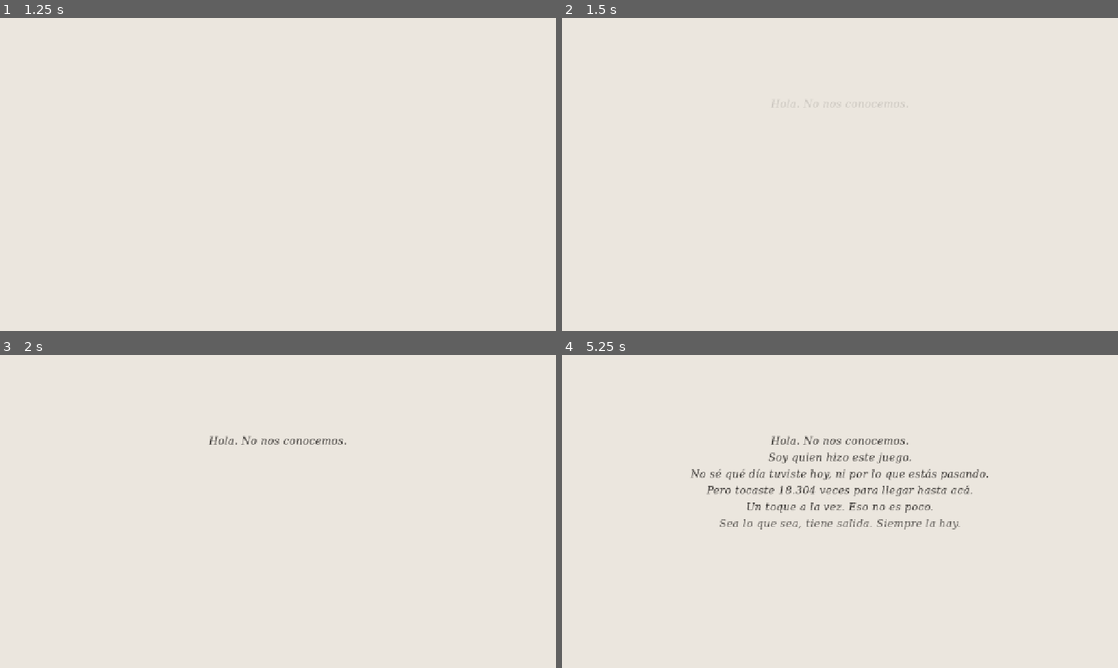
Above: before the commit, frames 1-4 (two rows, left to right).
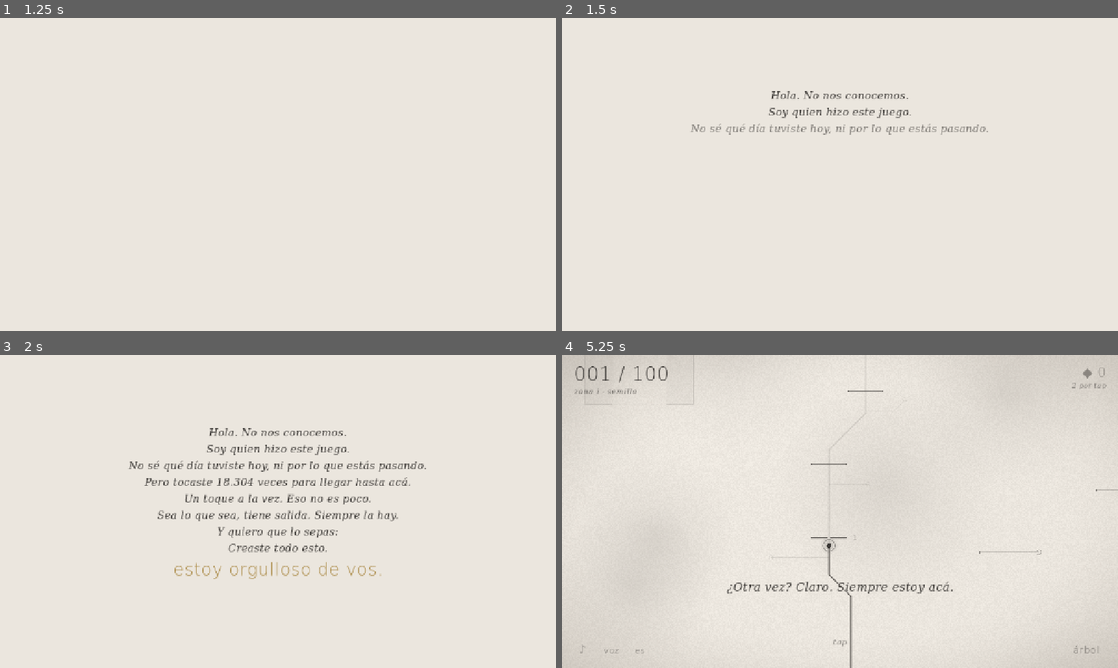
Above: after the commit, the same moments.

Repository: pablopalma/just-tap-repository
Game: Godot game, scene res://tools/letter_test.tscn
The game is run twice, just before and just after one commit, with the same random seed, the same clock (stepped at 60 frames per second) and the same inputs. This scene is started directly instead of the project's main scene.
Inputs:
- Up to frame 1 (1.25 s): click "es" at 0.5 s
- Up to frame 2 (1.5 s): click "es" at 1.25 s
- Up to frame 3 (2 s): no input
- Up to frame 4 (5.25 s): click "♪" at 2 s; click "voz" at 2.75 s; click "árbol" at 3.5 s; click "árbol" (after the commit: "renacer · ×2 para siempre") at 4.25 s; click "♪" at 5 s

Frame 1 is identical in both runs. In frame 2, 1.0% of the frame differs, in the area x 23-77%, y 23-38%; in frame 3, 3.4%; in frame 4, 6.4%, in the area x 0-100%, y 0-100%.

Commit message:
La carta con voz y "Creaste todo esto"
- vo_letter.mp3: la carta con la voz del narrador; el texto aparece
  línea por línea a lo largo de la grabación.
- La carta suma "Creaste todo esto." / "You made all of this." antes
  de "estoy orgulloso de vos", en pantalla y en el guion.
- Voces de las líneas 03, 08, 14, 19 y 25.
- tools/letter_voice_test reproduce la carta en tiempo real y anota
  cuándo aparece cada línea.

Co-Authored-By: Claude Opus 5.5 <noreply@anthropic.com>

Diff:
--- a/scripts/loc.gd
+++ b/scripts/loc.gd
@@ -35,6 +35,7 @@
 		"Un toque a la vez. Eso no es poco.",
 		"Sea lo que sea, tiene salida. Siempre la hay.",
 		"Y quiero que lo sepas:",
+		"Creaste todo esto.",
 		"*estoy orgulloso de vos.",
 		"— Pablo",
 	],
@@ -46,6 +47,7 @@
 		"One tap at a time. That's not nothing.",
 		"Whatever it is, there's a way through. There always is.",
 		"And I want you to know:",
+		"You made all of this.",
 		"*I'm proud of you.",
 		"— Pablo",
 	],
--- /dev/null
+++ b/tools/letter_voice_test.gd
@@ -0,0 +1,40 @@
+extends Node
+## Plays the creator's letter with its recorded voice in real time, prints when each line appears
+## and captures the end. godot --path . res://tools/letter_voice_test.tscn
+
+var _main: Node
+var _t := 0.0
+var _letter: Control
+var _seen := {}
+var _done := false
+
+
+func _ready() -> void:
+	GameState.new_game()
+	GameState.total_taps = 18304
+	SaveSystem.lang = "es"
+	SaveSystem.voice_on = true
+	_main = load("res://scenes/main.tscn").instantiate()
+	add_child(_main)
+	var s: AudioStream = load(VoiceLines.audio_path("letter"))
+	print("VOICE length=%.1f s" % s.get_length())
+
+
+func _process(delta: float) -> void:
+	_t += delta
+	if _letter == null and _t > 0.5:
+		_main._start()
+		_letter = Screens.Letter.new(GameState.total_taps)
+		_main.hud.get_parent().add_child(_letter)
+	if _letter == null:
+		return
+	for l in _letter._lines:
+		if l.modulate.a > 0.5 and not _seen.has(l):
+			_seen[l] = true
+			print("LINE %5.1f s  %s" % [_t - 0.5, l.text])
+	if not _done and _letter._ready_to_leave:
+		_done = true
+		var path := "user://shots/32_letter_voiced.png"
+		get_viewport().get_texture().get_image().save_png(path)
+		print("DONE %.1f s" % (_t - 0.5))
+		get_tree().quit()
--- /dev/null
+++ b/tools/letter_voice_test.tscn
@@ -0,0 +1,6 @@
+[gd_scene format=3]
+
+[ext_resource type="Script" path="res://tools/letter_voice_test.gd" id="1"]
+
+[node name="LetterVoiceTest" type="Node"]
+script = ExtResource("1")
Not shown, added: audio/voices/vo_03.mp3.import
Not shown, added: audio/voices/vo_08.mp3.import
Not shown, added: audio/voices/vo_14.mp3.import
Not shown, added: audio/voices/vo_19.mp3.import
Not shown, added: audio/voices/vo_25.mp3.import
Not shown, added: audio/voices/vo_letter.mp3.import
Not shown, added: tools/letter_voice_test.gd.uid
Not shown, added: audio/voices/vo_03.mp3
Not shown, added: audio/voices/vo_08.mp3
Not shown, added: audio/voices/vo_14.mp3
Not shown, added: audio/voices/vo_19.mp3
Not shown, added: audio/voices/vo_25.mp3
(and 2 more such lines)
